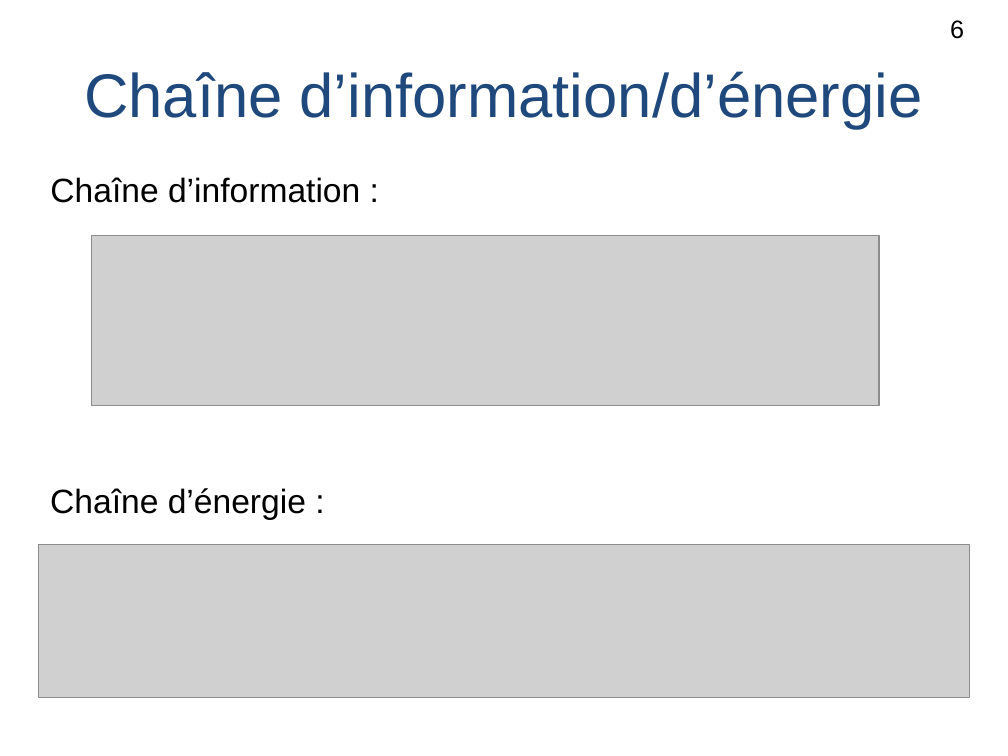
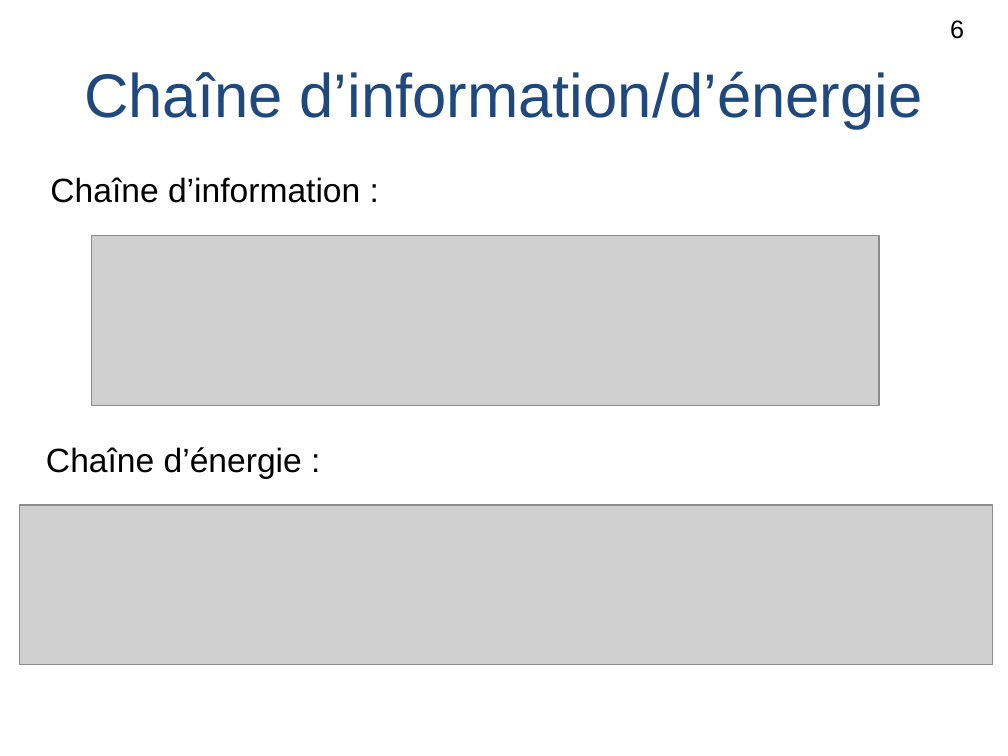
Before and after one commit to lesliesam96/Projet-STI2D, a slide deck: slide 8 of Ralph/Diapo Poulailler.ppt (slide 6 before the commit). Drawn at 1008x756 pixels with LibreOffice and Linux fonts; fonts in the diff are those of the drawing; grey boxes stand for pictures. Boxes give left, top, right and bottom in pixels: in the first picture for what was removed or moved away, otherwise in the second. Text is boxed around its words. In the diff, an @@ line names an element or a change of style, - is before the commit and + after.

```diff
--- a/Ralph/Diapo Poulailler.ppt
+++ b/Ralph/Diapo Poulailler.ppt
@@ text "Chaîne d’énergie :": place and size @@
-text "Chaîne d’énergie :" at [50, 488, 306, 520]
+text "Chaîne d’énergie :" at [46, 447, 302, 479]
@@ picture: place and size @@
-picture at [38, 544, 970, 697]
+picture at [20, 505, 993, 664]
```
Also in this commit, not shown: 6 other slides changed, 2 slides added, 1 slide removed, 3 other files.
